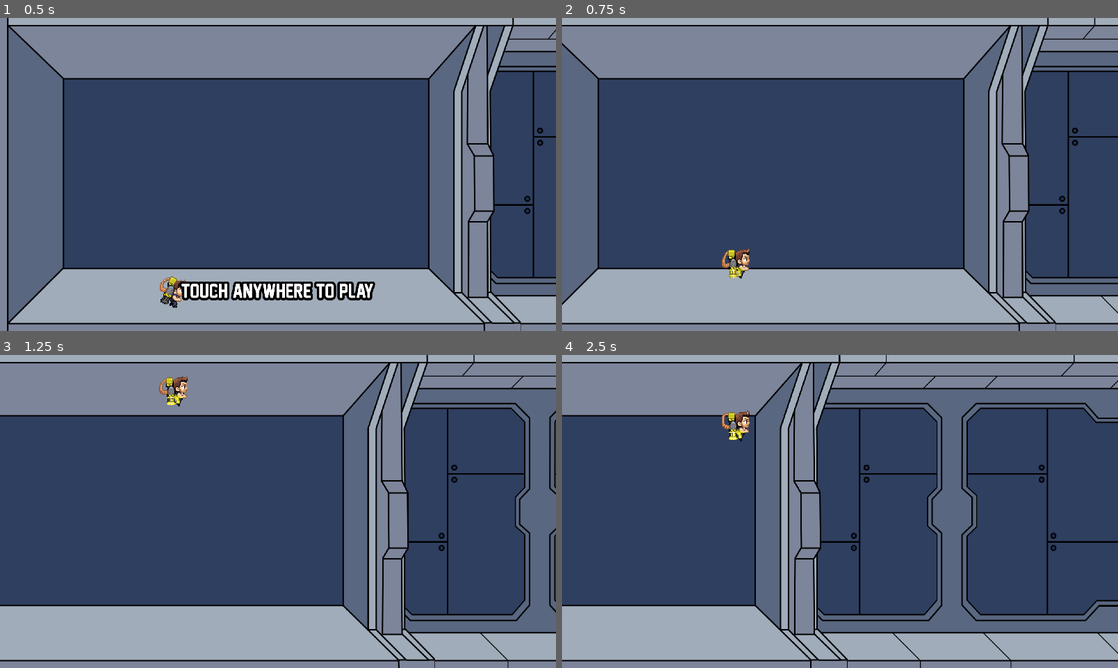
Above: before the commit, frames 1-4 (two rows, left to right).
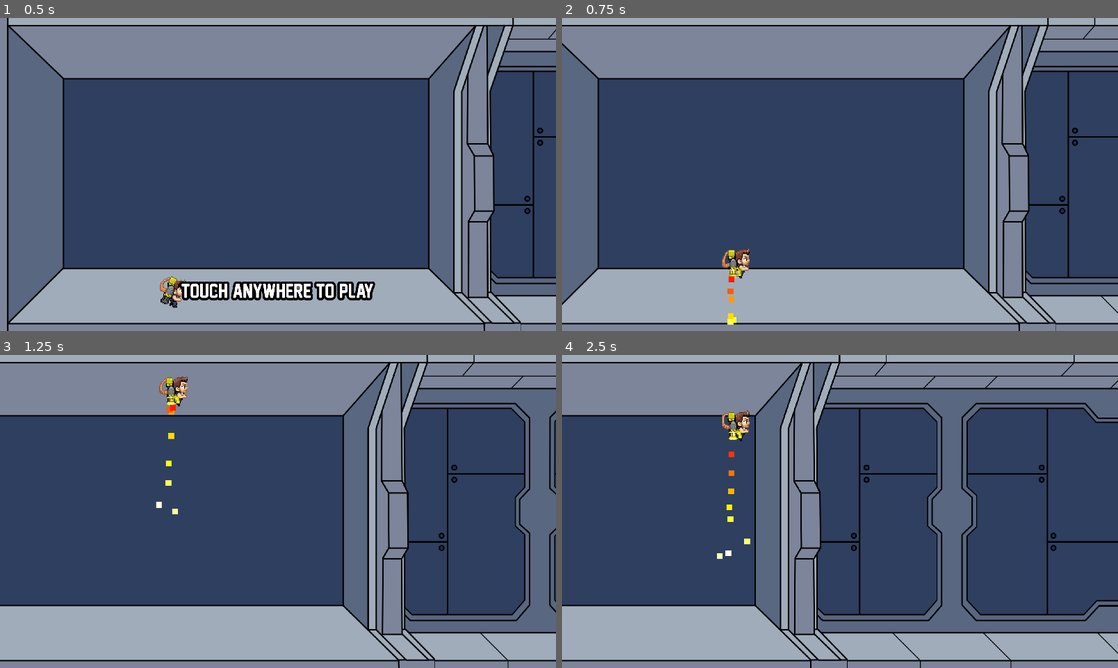
Above: after the commit, the same moments.

Repository: reyvanomario/data-dash
Game: Godot game, scene res://stages/main/main.tscn
Two runs of this game, one before a commit and one after it. Both use one fixed random seed, a clock stepped at 60 frames per second and the inputs below.
Inputs (mouse positions are in pixels of both pictures, inside the frame that each line leads up to):
- Up to frame 1 (0.5 s): no input
- Up to frame 2 (0.75 s): tap Enter at 0.5 s; move the mouse to (962, 158) at 0.52 s; press the mouse at (962, 158) at 0.53 s
- Up to frame 3 (1.25 s): no input
- Up to frame 4 (2.5 s): move the mouse to (728, 527) at 1.27 s; release the mouse at (728, 527) at 1.28 s; click (728, 527) at 1.35 s; move the mouse to (895, 442) at 2.02 s; press the mouse at (895, 442) at 2.03 s

Frame 1 is identical in both runs. In frame 2, 0.1% of the frame differs, in the area x 29-32%, y 82-98%; in frame 3, 0.2%; in frame 4, 0.2%, in the area x 27-34%, y 30-66%.

Commit message:
Add basic particles

Diff:
--- a/entities/player/player.gd
+++ b/entities/player/player.gd
@@ -8,6 +8,8 @@
 #endregion
 
 #region VARIABLES
+@onready var bullet_particles: GPUParticles2D = $bullet_particles
+
 var jetpack_force:float = 0 :
 	set(f):
 		if f < 0 or f > JETPACK_MAX_FORCE:
@@ -16,6 +18,7 @@
 var jetpack_activated:bool = false :
 	set(a):
 		jetpack_activated = a
+		bullet_particles.emitting = jetpack_activated
 		if not jetpack_activated:
 			jetpack_force = 0
 var grounded:bool = false
--- a/entities/player/player.tscn
+++ b/entities/player/player.tscn
@@ -127,6 +127,26 @@
 transitions = ["Start", "ground", SubResource("AnimationNodeStateMachineTransition_ckfqr"), "ground", "fly", SubResourc …(344 unchanged characters)…
 graph_offset = Vector2(-42.0295, 0)
 
+[sub_resource type="Gradient" id="Gradient_17a8w"]
+offsets = PackedFloat32Array(0, 0.502242, 1)
+colors = PackedColorArray(1, 0, 0, 1, 1, 1, 0, 1, 1, 1, 1, 1)
+
+[sub_resource type="GradientTexture1D" id="GradientTexture1D_cgppb"]
+gradient = SubResource("Gradient_17a8w")
+
+[sub_resource type="ParticleProcessMaterial" id="ParticleProcessMaterial_2qded"]
+particle_flag_disable_z = true
+emission_shape = 3
+emission_box_extents = Vector3(3, 1, 1)
+direction = Vector3(0, 1, 0)
+spread = 25.0
+initial_velocity_min = 100.0
+initial_velocity_max = 200.0
+gravity = Vector3(0, 0, 0)
+scale_min = 20.0
+scale_max = 20.0
+color_ramp = SubResource("GradientTexture1D_cgppb")
+
 [node name="Player" type="CharacterBody2D"]
 scale = Vector2(3, 3)
 script = ExtResource("1_pptrt")
@@ -149,3 +169,9 @@
 tree_root = SubResource("AnimationNodeStateMachine_y2jas")
 advance_expression_base_node = NodePath("..")
 anim_player = NodePath("../AnimationPlayer")
+
+[node name="bullet_particles" type="GPUParticles2D" parent="."]
+position = Vector2(-3, 15)
+emitting = false
+process_material = SubResource("ParticleProcessMaterial_2qded")
+lifetime = 0.25
Not shown: 1 places in entities/player/player.tscn that only renumber resources
